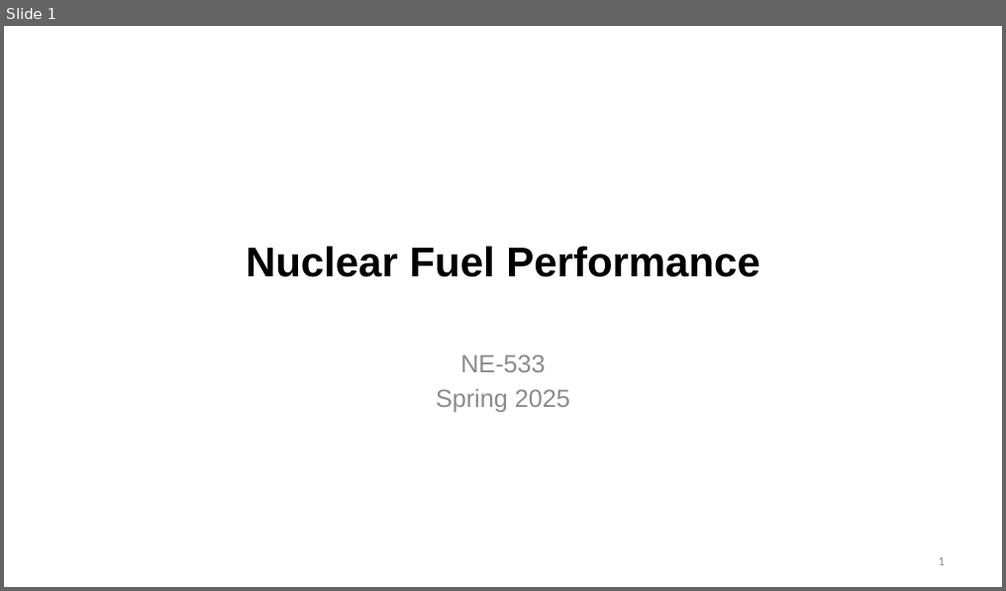
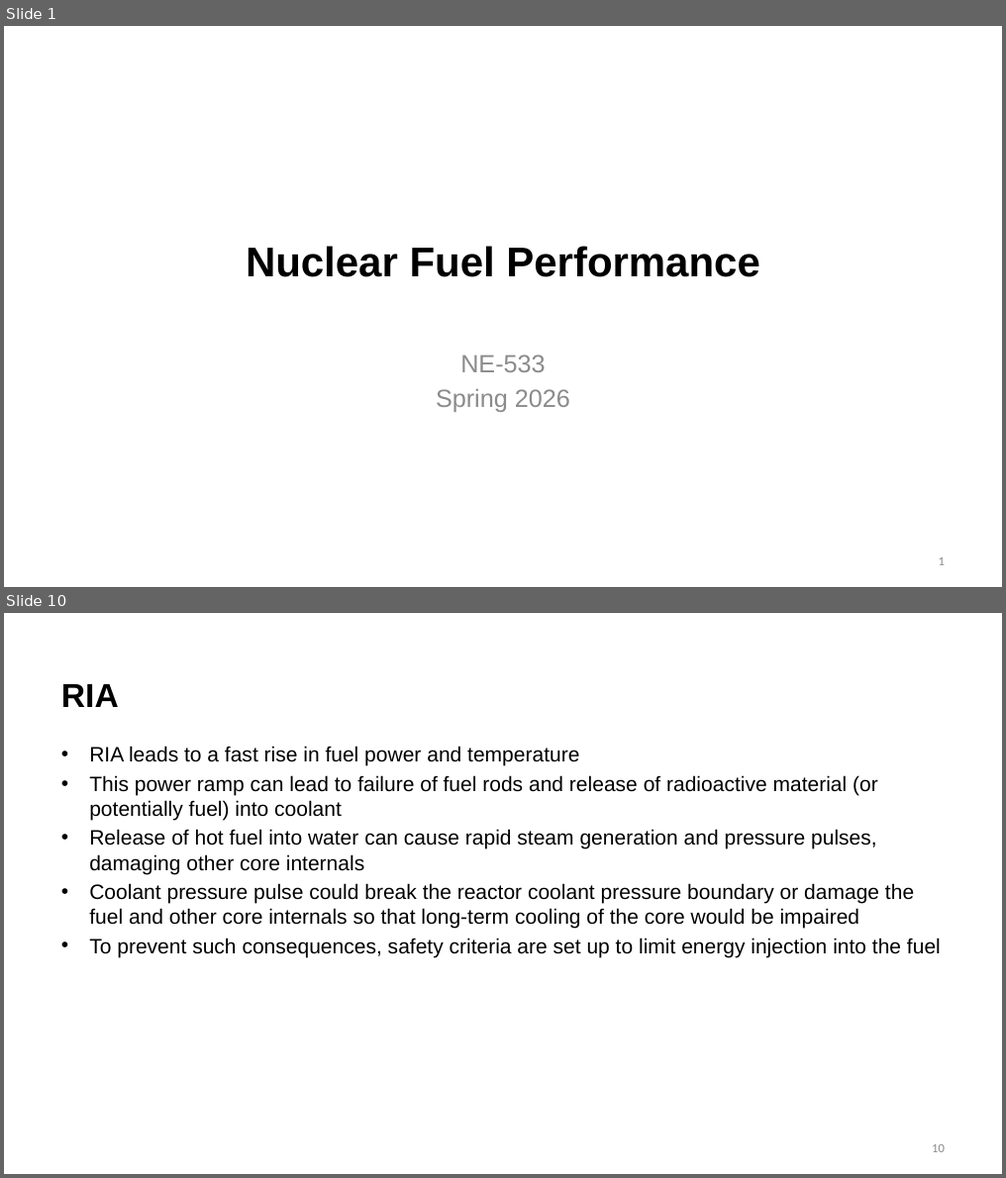
Before and after one commit to benbeeler/TEACHING, a slide deck: Nuclear_Fuel_Performance/NE533_Spring2026/Module4/Lec18_Accidents.pptx. Shown one above the other, each under a label of ours: slide 1 before the commit, slides 1 and 10 after it; the slides between them are not shown. The pictures are 1006x591 and 1006x1178 pixels, drawn with LibreOffice and Linux fonts; fonts in the diff are those of the drawing; background and template pictures are left out. Boxes give left, top, right and bottom in pixels: in the first picture for what was removed or moved away, otherwise in the second. Text is boxed around its words. In the diff, an @@ line names an element or a change of style, - is before the commit and + after.

```diff
--- a/Nuclear_Fuel_Performance/NE533_Spring2026/Module4/Lec18_Accidents.pptx
+++ b/Nuclear_Fuel_Performance/NE533_Spring2026/Module4/Lec18_Accidents.pptx
@@ slide 10 added at [4, 613, 1002, 1174], background #FFFFFF @@
@@ title added at [61, 684, 119, 707], 32 pt, text #000000, bold @@
+RIA
@@ text added at [89, 746, 941, 958], 20 pt, text #000000 @@
+• RIA leads to a fast rise in fuel power and temperature
+• This power ramp can lead to failure of fuel rods and release of radioactive material (or potentially fuel) into coolant
+• Release of hot fuel into water can cause rapid steam generation and pressure pulses, damaging other core internals
+• Coolant pressure pulse could break the reactor coolant pressure boundary or damage the fuel and other core internals so that long-term cooling of the core would be impaired
+• To prevent such consequences, safety criteria are set up to limit energy injection into the fuel
@@ page number added at [932, 1145, 944, 1153], 12 pt, text #8C8C8C @@
+10
@@ slide 1 changed as well @@
@@ subtitle at [436, 389, 570, 412]: text changed @@
-Spring 2025
+Spring 2026
```
Also in this commit, not shown: 2 other slides changed, 24 other slides added, 12 slides removed, 17 other files.
